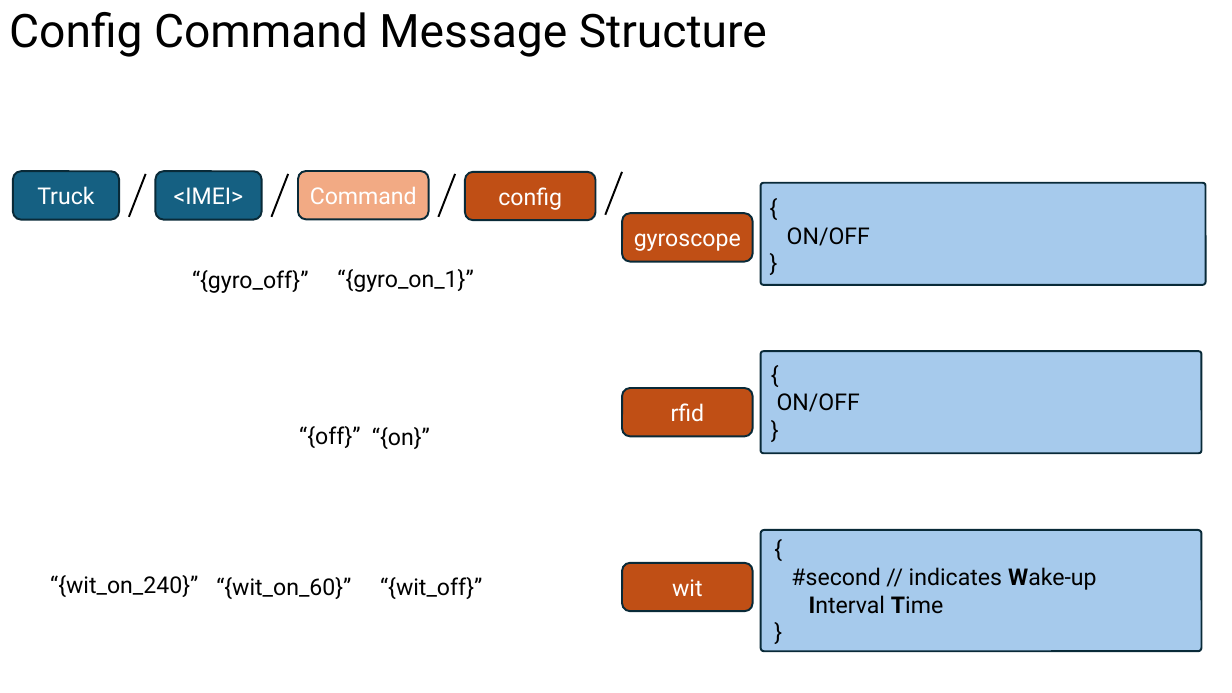
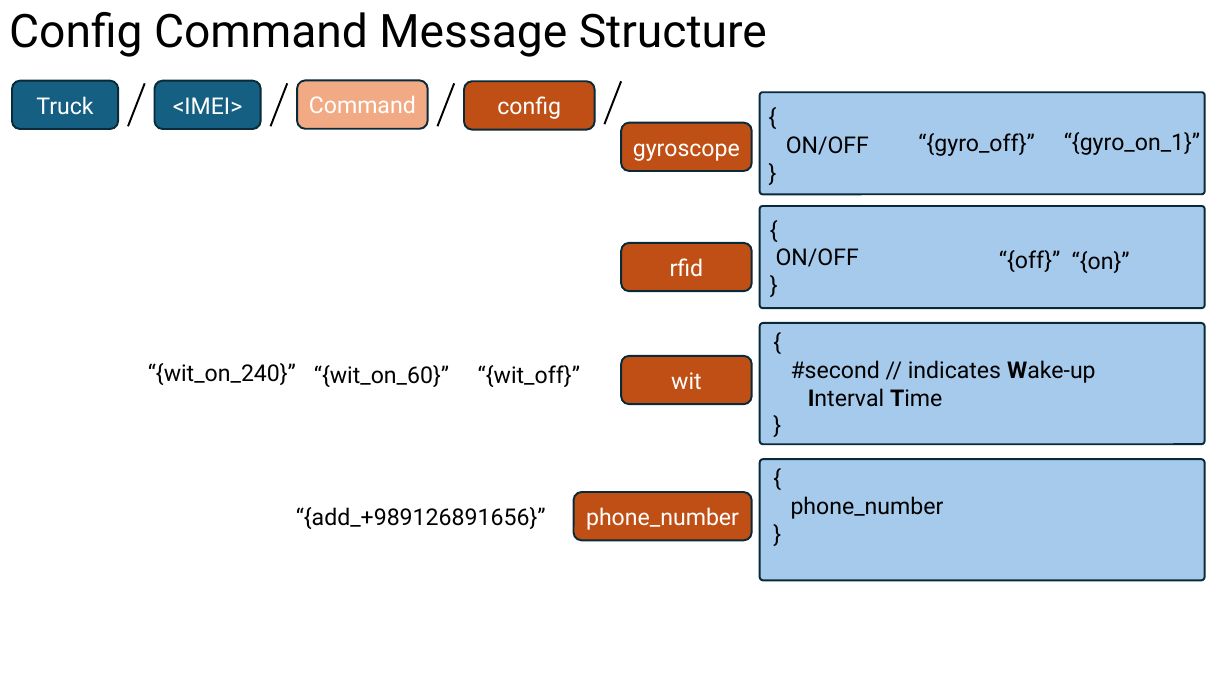
Before and after one commit to hamidrezaHemati/MQTT-AutoLock, a slide deck: slide 14 of Structure/Communication Workflow — MQTT Design & Architecture.pptx. Drawn at 1232x693 pixels with LibreOffice and Linux fonts; fonts in the diff are those of the drawing. Boxes give left, top, right and bottom in pixels: in the first picture for what was removed or moved away, otherwise in the second. Text is boxed around its words. In the diff, an @@ line names an element or a change of style, - is before the commit and + after.

Commit message:
add phone config command added to mqtt portocol

```diff
--- a/Structure/Communication Workflow — MQTT Design & Architecture.pptx
+++ b/Structure/Communication Workflow — MQTT Design & Architecture.pptx
@@ 6 rounded rectangles, 4 lines, 1 text: place and size @@
-6 rounded rectangles, 4 lines, 1 text at [13,171,1206,285]
+6 rounded rectangles, 4 lines, 1 text at [12,80,1205,194]
@@ text "“{gyro_off}”": place and size @@
-text "“{gyro_off}”" at [192,270,308,293]
+text "“{gyro_off}”" at [918,133,1034,156]
@@ text "“{gyro_on_1}”": place and size @@
-text "“{gyro_on_1}”" at [337,269,473,292]
+text "“{gyro_on_1}”" at [1064,132,1200,155]
@@ rounded rectangle: place and size @@
-rounded rectangle at [761,351,1202,453]
+rounded rectangle at [760,206,1205,308]
@@ text "{": place and size @@
-text "{" at [777,393,860,412]
+text "{" at [776,248,859,267]
@@ rounded rectangle "rfid": place and size @@
-rounded rectangle "rfid" at [622,388,752,436]
+rounded rectangle "rfid" at [621,243,751,291]
@@ text "“{off}”": place and size @@
-text "“{off}”" at [299,426,360,448]
+text "“{off}”" at [999,250,1060,272]
@@ text "“{on}”": place and size @@
-text "“{on}”" at [372,427,430,449]
+text "“{on}”" at [1072,251,1130,273]
@@ rounded rectangle: place and size @@
-rounded rectangle at [761,531,1202,652]
+rounded rectangle at [760,323,1205,445]
@@ text "{": place and size @@
-text "{" at [791,567,1097,614]
+text "{" at [791,360,1096,407]
@@ text "“{wit_on_240}”": place and size @@
-text "“{wit_on_240}”" at [50,575,198,597]
+text "“{wit_on_240}”" at [148,363,296,385]
@@ text "“{wit_on_60}”": place and size @@
-text "“{wit_on_60}”" at [216,577,351,599]
+text "“{wit_on_60}”" at [314,365,449,387]
@@ text "“{wit_off}”": place and size @@
-text "“{wit_off}”" at [380,577,482,599]
+text "“{wit_off}”" at [478,365,580,387]
@@ rounded rectangle "wit": place and size @@
-rounded rectangle "wit" at [622,563,752,611]
+rounded rectangle "wit" at [621,356,751,404]
@@ rounded rectangle added at [760,459,1205,580], fill #A6CAEC, outline #092A39 1.5 pt @@
@@ text added at [296,507,546,529], 18 pt, text #000000 @@
+“{add_+989126891656}”
@@ rounded rectangle added at [574,492,752,540], fill #C04F15, outline #092A39 1.5 pt, 18 pt, text #FFFFFF @@
+phone_number
@@ text added at [791,496,944,519], 18 pt, text #000000 @@
+{
+phone_number
+}
```
Also in this commit, not shown: 1 other file.
